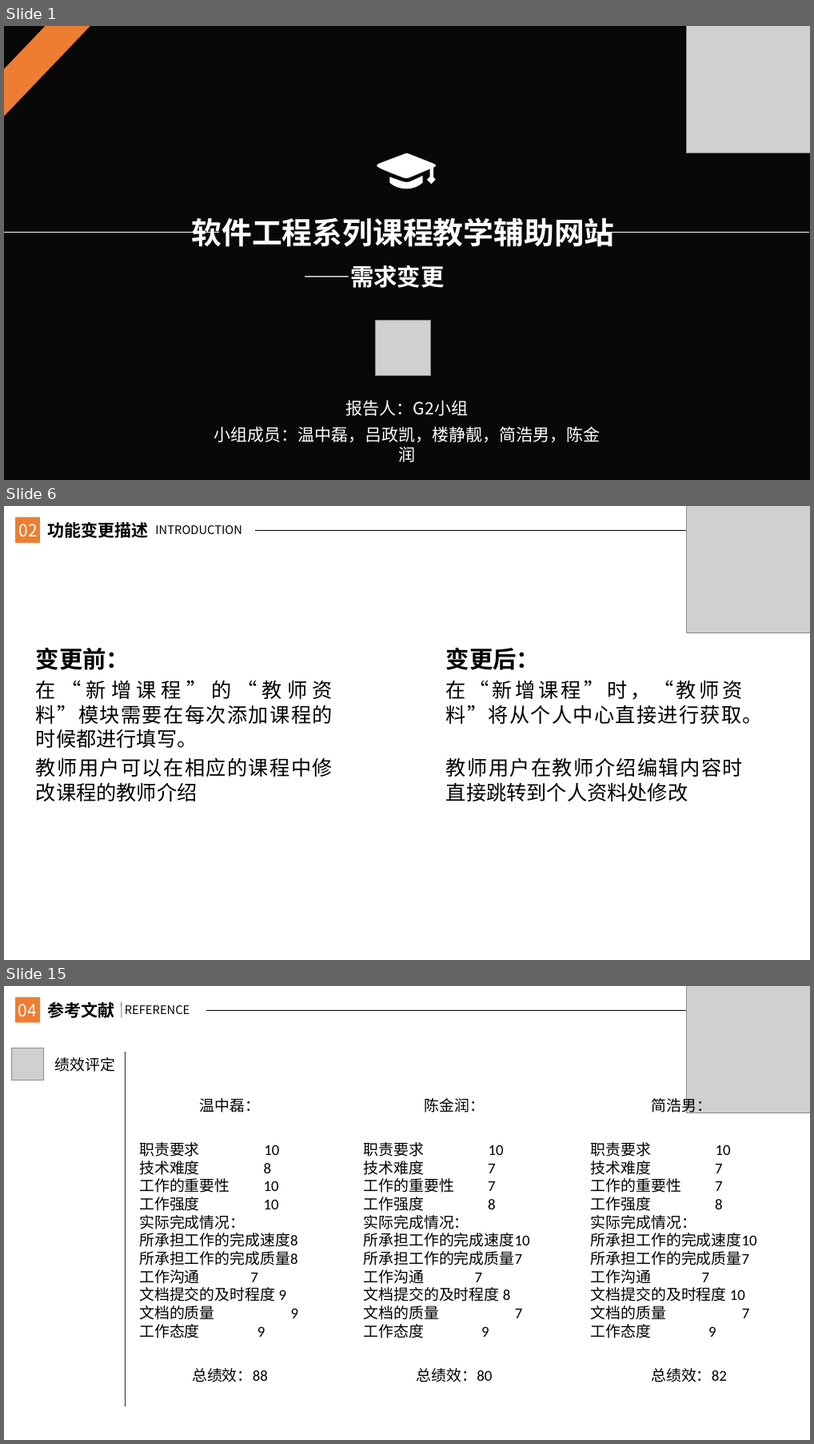
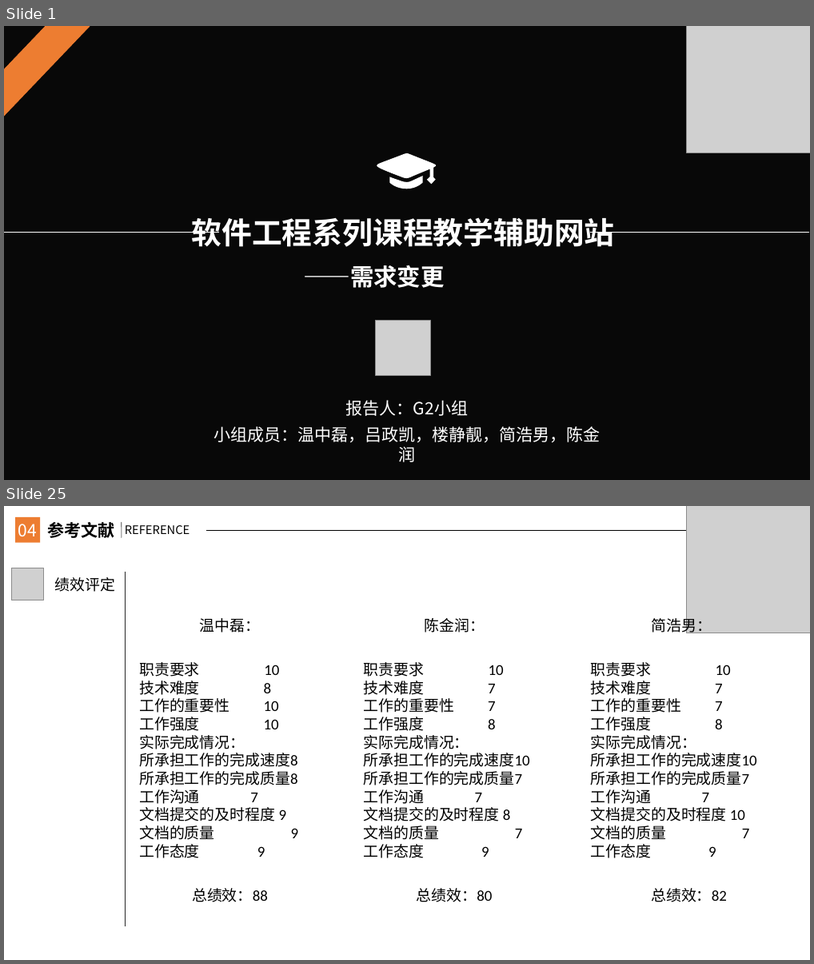
Before and after one commit to JanHonan/store, a slide deck: G2/软件工程系列课程教学辅助网站/非受控文档/楼静靓/PRD2017-G2-需求变更管理ppt.pptx. Shown one above the other, each under a label of ours: slides 1, 6 and 15 before the commit, slides 1 and 25 after it; the slides between them are not shown. The pictures are 814x1444 and 814x964 pixels, drawn with LibreOffice and Linux fonts; fonts in the diff are those of the drawing; grey boxes stand for pictures; background and template pictures are left out; a plain dark background stands for a picture behind light text. Boxes give left, top, right and bottom in pixels: in the first picture for what was removed or moved away, otherwise in the second. Text is boxed around its words. In the diff, an @@ line names an element or a change of style, - is before the commit and + after.

Commit message:
楼静靓 2018-01-13 修改需求变更管理ppt

```diff
--- a/G2/软件工程系列课程教学辅助网站/非受控文档/楼静靓/PRD2017-G2-需求变更管理ppt.pptx
+++ b/G2/软件工程系列课程教学辅助网站/非受控文档/楼静靓/PRD2017-G2-需求变更管理ppt.pptx
@@ slide 6 removed at [4,506,810,960], background #FFFFFF @@
@@ rectangle removed at [15,517,40,542] @@
@@ text removed at [19,524,38,536] @@
-02
@@ text removed at [48,522,149,538] @@
-功能变更描述
@@ line removed from (122, 522) to (122, 537) @@
@@ text removed at [155,525,242,534] @@
-INTRODUCTION
@@ picture removed at [686,506,810,632] @@
@@ line removed from (256, 530) to (810, 530) @@
@@ text removed at [36,647,333,801] @@
-变更前：
-在“新增课程”的“教师资料”模块需要在每次添加课程的时候都进行填写。
-教师用户可以在相应的课程中修改课程的教师介绍
@@ text removed at [446,647,763,801] @@
-变更后：
-在“新增课程”时，“教师资料”将从个人中心直接进行获取。
-教师用户在教师介绍编辑内容时直接跳转到个人资料处修改
@@ what was slide 15 is now slide 25 @@
```
Also in this commit, not shown: 9 slides changed, 14 slides added, 3 other slides removed.
